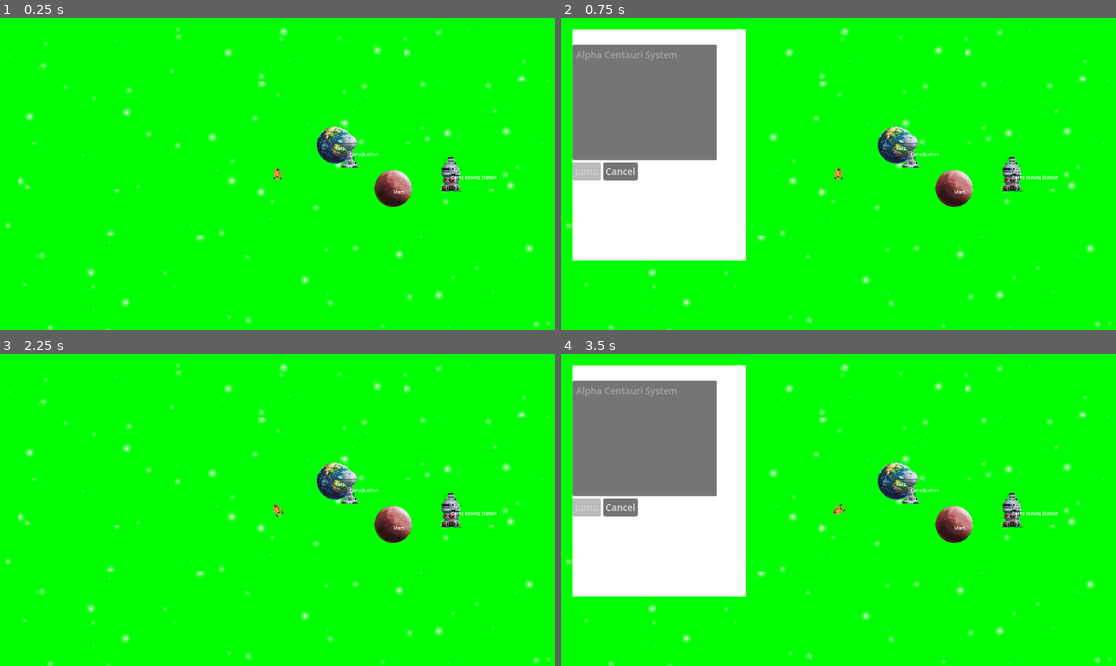
Above: before the commit, frames 1-4 (two rows, left to right).
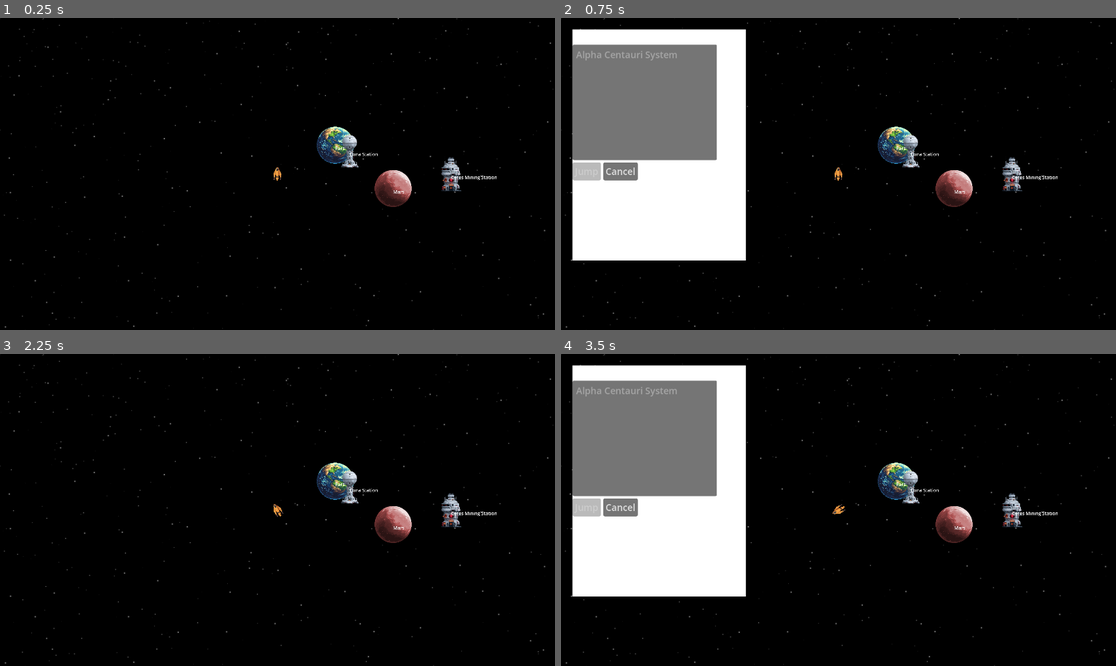
Above: after the commit, the same moments.

Repository: krets/GN_Prototype
Game: Godot game, scene res://scenes/Main.tscn
Two runs of this game, one before a commit and one after it. Both use one fixed random seed, a clock stepped at 60 frames per second and the inputs below.
Inputs:
- Up to frame 1 (0.25 s): no input
- Up to frame 2 (0.75 s): tap Enter at 0.5 s; hold Right (turn_right) from 0.53 s (still down); hold H (hyperspace) from 0.53 s (still down)
- Up to frame 3 (2.25 s): release Right (turn_right) at 1.25 s; release H (hyperspace) at 1.25 s; click "Cancel" at 1.25 s; tap Space (interact) at 2, 2.1 s; hold Left (turn_left) from 2.03 s (still down)
- Up to frame 4 (3.5 s): tap Enter at 2.75 s; release Left (turn_left) at 2.78 s; hold Right (turn_right) from 2.78 s (still down); hold H (hyperspace) from 2.78 s (still down)

The runs differ from the first frame. In frame 1, 98% of the frame differs, in the area x 0-100%, y 0-100%; in frame 2, 75%; in frame 3, 98%; in frame 4, 75%.

Commit message:
Slightly better Parallax BG setup
still awkward but working better

Diff:
--- a/scenes/ParallaxStarfield.tscn
+++ b/scenes/ParallaxStarfield.tscn
@@ -6,26 +6,26 @@
 [sub_resource type="ShaderMaterial" id="ShaderMaterial_65eys"]
 shader = ExtResource("2_mx1rw")
 shader_parameter/star_density = 0.002
-shader_parameter/star_brightness = 1.0
-shader_parameter/star_size = 4.0
+shader_parameter/star_brightness = 0.5
+shader_parameter/star_size = 0.2
 
 [sub_resource type="ShaderMaterial" id="ShaderMaterial_obgmf"]
 shader = ExtResource("2_mx1rw")
 shader_parameter/star_density = 0.002
 shader_parameter/star_brightness = 1.0
-shader_parameter/star_size = 4.0
+shader_parameter/star_size = 0.2
 
 [sub_resource type="ShaderMaterial" id="ShaderMaterial_0t005"]
 shader = ExtResource("2_mx1rw")
 shader_parameter/star_density = 0.002
 shader_parameter/star_brightness = 1.0
-shader_parameter/star_size = 4.0
+shader_parameter/star_size = 0.1
 
 [sub_resource type="ShaderMaterial" id="ShaderMaterial_mx1rw"]
 shader = ExtResource("2_mx1rw")
-shader_parameter/star_density = 0.002
-shader_parameter/star_brightness = 1.0
-shader_parameter/star_size = 4.0
+shader_parameter/star_density = 5.8331
+shader_parameter/star_brightness = 1.317
+shader_parameter/star_size = 1.228
 
 [node name="ParallaxStarfield" type="ParallaxBackground"]
 script = ExtResource("1_uikql")
@@ -38,10 +38,11 @@
 offset_top = -2000.0
 offset_right = 2000.0
 offset_bottom = 2000.0
-color = Color(0.286498, 0.542927, 0.484727, 1)
+color = Color(0, 0, 0, 1)
 
 [node name="StarLayer1" type="ParallaxLayer" parent="."]
 motion_scale = Vector2(0.1, 0.1)
+motion_mirroring = Vector2(4000, 4000)
 
 [node name="StarRect1" type="ColorRect" parent="StarLayer1"]
 material = SubResource("ShaderMaterial_65eys")
@@ -53,6 +54,7 @@
 
 [node name="StarLayer2" type="ParallaxLayer" parent="."]
 motion_scale = Vector2(0.3, 0.3)
+motion_mirroring = Vector2(4000, 4000)
 
 [node name="StarRect2" type="ColorRect" parent="StarLayer2"]
 material = SubResource("ShaderMaterial_obgmf")
@@ -64,6 +66,7 @@
 
 [node name="StarLayer3" type="ParallaxLayer" parent="."]
 motion_scale = Vector2(0.6, 0.6)
+motion_mirroring = Vector2(4000, 4000)
 
 [node name="StarRect3" type="ColorRect" parent="StarLayer3"]
 material = SubResource("ShaderMaterial_0t005")
@@ -74,7 +77,7 @@
 mouse_filter = 2
 
 [node name="StarLayer4" type="ParallaxLayer" parent="."]
-motion_scale = Vector2(0.9, 0.9)
+motion_mirroring = Vector2(8000, 8000)
 
 [node name="StarRect4" type="ColorRect" parent="StarLayer4"]
 material = SubResource("ShaderMaterial_mx1rw")
--- a/scripts/ParallaxStarfield.gd
+++ b/scripts/ParallaxStarfield.gd
@@ -65,7 +65,7 @@
 func setup_background():
 	var bg_rect = background_layer.get_node("BackgroundRect")
 	if bg_rect:
-		bg_rect.color = Color.GREEN  # Make it green for testing
+		bg_rect.color = Color.BLACK  # Make it green for testing
 		bg_rect.size = Vector2(4000, 4000)
 		bg_rect.position = Vector2(-2000, -2000)
 		print("Setup background rect - Color: ", bg_rect.color, " Size: ", bg_rect.size)
--- a/shaders/StarfieldShader.gdshader
+++ b/shaders/StarfieldShader.gdshader
@@ -1,9 +1,9 @@
 // BETTER DEBUG SHADER - Small, dense stars
 shader_type canvas_item;
 
-uniform float star_density : hint_range(0.0001, 0.01) = 0.002;
+uniform float star_density : hint_range(0.0001, 10) = 0.002;
 uniform float star_brightness : hint_range(0.0, 2.0) = 1.0;
-uniform float star_size : hint_range(1.0, 20.0) = 4.0;
+uniform float star_size : hint_range(0.001, 2.0) = 1.0;
 
 // Simple hash function
 float hash21(vec2 p) {
@@ -14,7 +14,7 @@
 
 void fragment() {
     // Create a grid of potential star positions
-    vec2 grid_size = vec2(30.0);  // 30x30 grid across the UV space
+    vec2 grid_size = vec2(50.0);  // 30x30 grid across the UV space
     vec2 grid_pos = floor(UV * grid_size);
     vec2 cell_uv = fract(UV * grid_size);
 
@@ -39,7 +39,7 @@
         float star_radius = star_size;
         if (dist < star_radius) {
             float intensity = 1.0 - (dist / star_radius);
-            intensity = pow(intensity, 2.0);  // Sharp but not too sharp
+            intensity = pow(intensity, 5.0);  // Sharp but not too sharp
             star_alpha = intensity * star_brightness;
         }
     }
